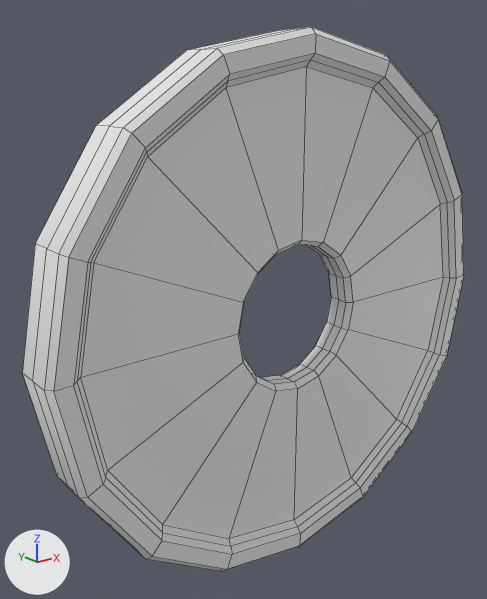
What one commit did to the FBX model Assets/_Project/Model/Percorso/Moneta.fbx.
Rendered twice from a 50 mm lens placed at (-0.824, -0.893, 1.405), pointed at (-0.062, 0.059, 1.024). Every picture has the same lights, and +X, +Y and +Z are marked at lower left. The first picture is the older version. Mesh edges are drawn as thin lines. Vertices at exactly the same position are counted once.

Before the edit, the objects in view are built like this:
```python
me_moneta_001 = bpy.data.meshes.new('Moneta.001')
me_moneta_001.from_pydata(...)  # 256 vertices, 256 faces; spans x -0.5..0.5, y -0.05..0.05, z -0.5..0.5
ob_moneta = bpy.data.objects.new('Moneta', me_moneta_001)
ob_moneta.location = (0.0, 0.0, 1.0)
```
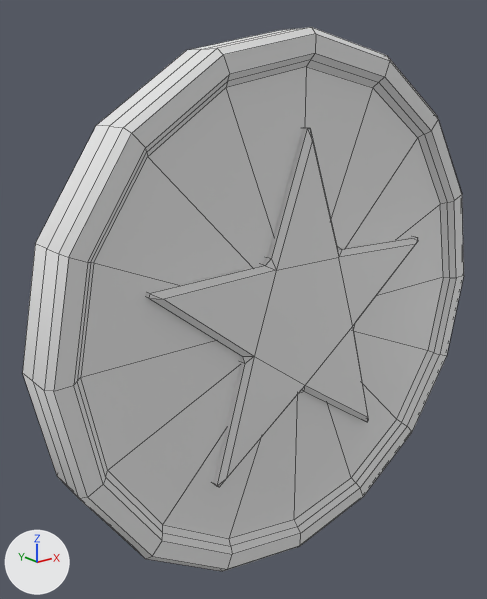
What differs and where, as boxes [x1, y1, x2, y2] in the pictures (487 x 599 px):
```json
{"part": 1, "of": "me_moneta_001", "change": "added", "after": [145, 128, 418, 487]}
```

Edits to the scene script, one JSON object a line:
```json
{"block": "me_moneta_001", "where": "# used by ob_moneta; location = (0.0, 0.0, 1.0)"}
{"op": "remove", "block": "me_moneta_001", "code": "me_moneta_001.from_pydata(...)  # 256 vertices, 256 faces; spans x -0.5..0.5, y -0.05..0.05, z -0.5..0.5"}
{"op": "add", "block": "me_moneta_001", "code": "me_moneta_001.from_pydata(...)  # 336 vertices, 354 faces; spans x -0.5..0.5, y -0.05..0.05, z -0.5..0.5"}
{"block": "me_moneta_001", "change": "me_moneta_001 part 1: a new loose piece of 80 vertices spanning x -0.325..0.325, y -0.05..0.05, z -0.278..0.341"}
```
